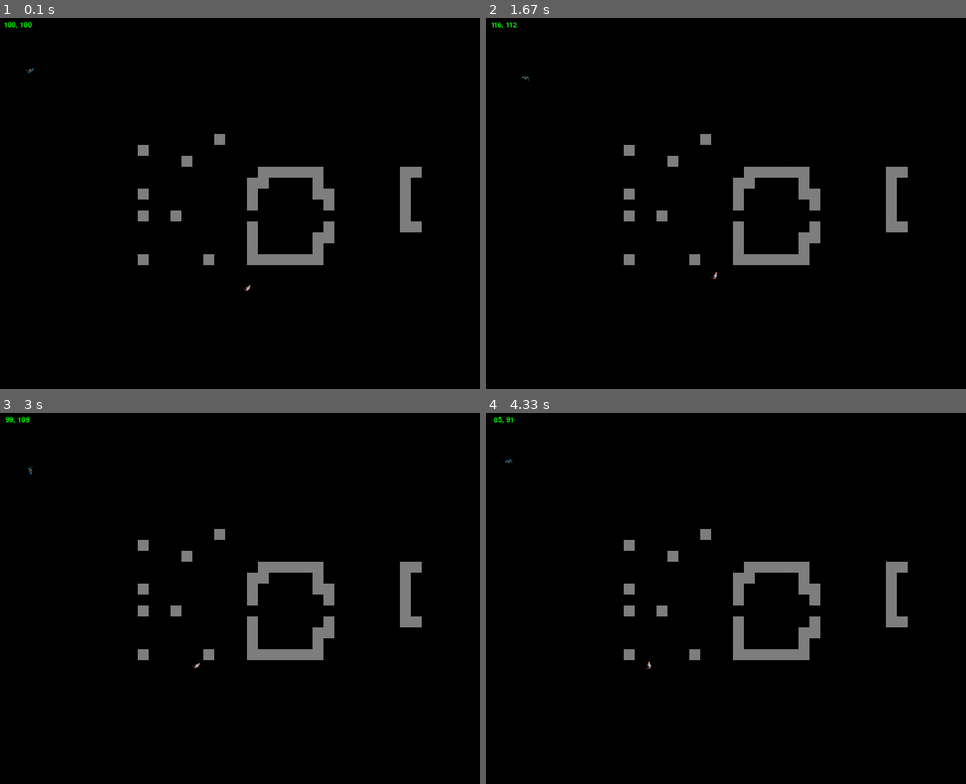
Above: before the commit, frames 1-4 (two rows, left to right).
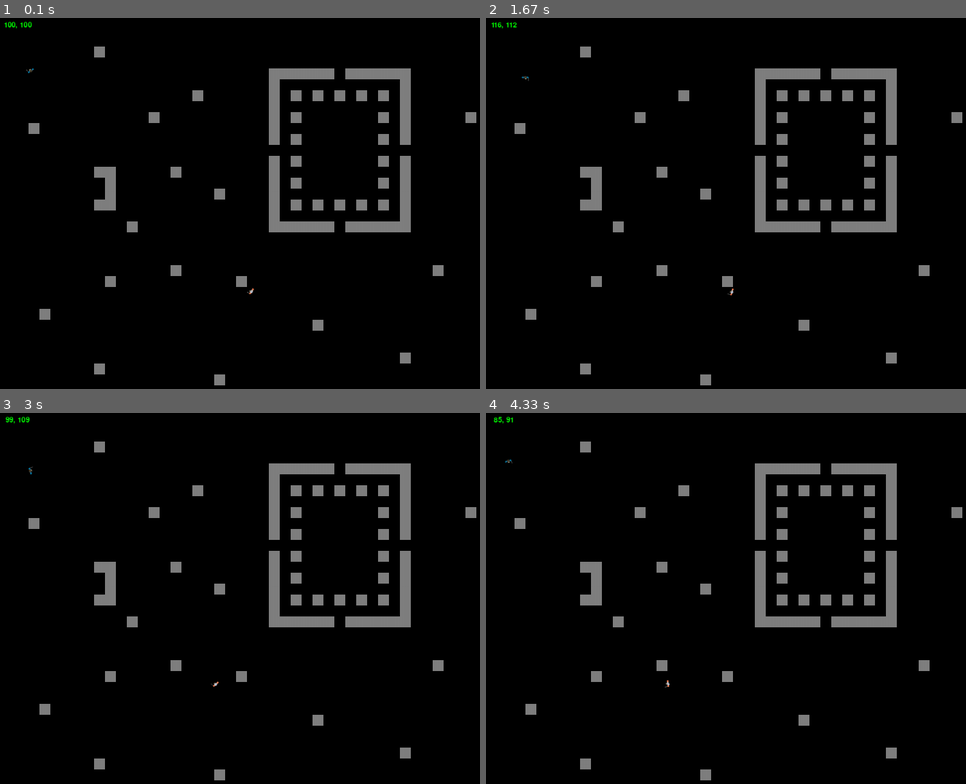
Above: after the commit, the same moments.

Repository: aaron-casper/pygame
Game: pygame game, started from main.py
Same seed, same stepped clock (60 frames per second), same inputs: the game is played once before the commit and once after it.
Inputs:
- Up to frame 1 (0.1 s): no input
- Up to frame 2 (1.67 s): tap S at 0.33 s; hold Right 0.67-1.13 s; hold Up 1.17-1.47 s; hold Right from 1.5 s (still down)
- Up to frame 3 (3 s): release Right at 1.97 s; hold Left 2-2.53 s; hold Down 2.57-2.87 s; hold Left from 2.9 s (still down)
- Up to frame 4 (4.33 s): release Left at 3.3 s; hold Up 3.33-3.7 s; hold Right from 3.73 s (still down)

The runs differ from the first frame. In frame 1, 7.9% of the frame differs, in the area x 5-100%, y 7-100%; in frame 2, 7.9%; in frame 3, 7.9%; in frame 4, 7.9%.

Commit message:
Add files via upload
corrected a bug, DB was being added to instead of updated when a record already existed

Diff:
--- a/map_editor.py
+++ b/map_editor.py
@@ -11,7 +11,8 @@
                 north integer NOT NULL,
                 east integer NOT NULL,
                 south integer NOT NULL,
-                west integer NOT NULL
+                west integer NOT NULL,
+                 UNIQUE (mapID)
                 );"""
 cur = conn.cursor()
 cur.execute(sqlCreate)
@@ -71,11 +72,11 @@
 clock = pygame.time.Clock()
 conn = sqlite3.connect(database)
 cur = conn.cursor()
-nextRecord = "SELECT MapID FROM levels ORDER BY MapID DESC LIMIT 1;"
-data = cur.execute(nextRecord)
-for item in data:
-    nextRecord = int(item[0])
-    mapID = nextRecord
+levelData = maps.loadMap(mapID)
+for item in levelData:
+    x = item[0]
+    y = item[1]
+    all_walls.add(wall(x,y))
 
 while True:
     events = pygame.event.get()
@@ -175,11 +176,12 @@
                     levelData = levelData + (str(item.x) + "," + str(item.y) + "|")
                     conn = sqlite3.connect(database)
                     cur = conn.cursor()
-                sqlInsert = "INSERT INTO levels (levelData,mapID,north,east,south,west) VALUES ('" + str(levelData) + "'," + str(mapID) + "," + str(north) + "," + str(east) + "," + str(south) + "," + str(west) + ");"
-                cur.execute(sqlInsert)
-                sqlInsert = "UPDATE levels SET levelData = '" + str(levelData) + "' WHERE mapID = " + str(mapID) + ";"
-                print(sqlInsert)
-                cur.execute(sqlInsert)
+                try:
+                    sqlInsert = "INSERT INTO levels (levelData,mapID,north,east,south,west) VALUES ('" + str(levelData) + "'," + str(mapID) + "," + str(north) + "," + str(east) + "," + str(south) + "," + str(west) + ");"
+                    cur.execute(sqlInsert)
+                except:
+                    sqlInsert = "UPDATE levels SET levelData = '" + str(levelData) + "' WHERE mapID = " + str(mapID) + ";"
+                    cur.execute(sqlInsert)
                 conn.commit()
                 conn.close()
             #if event.type == pygame.MOUSEBUTTONUP:
Binary file changed: maps.db
